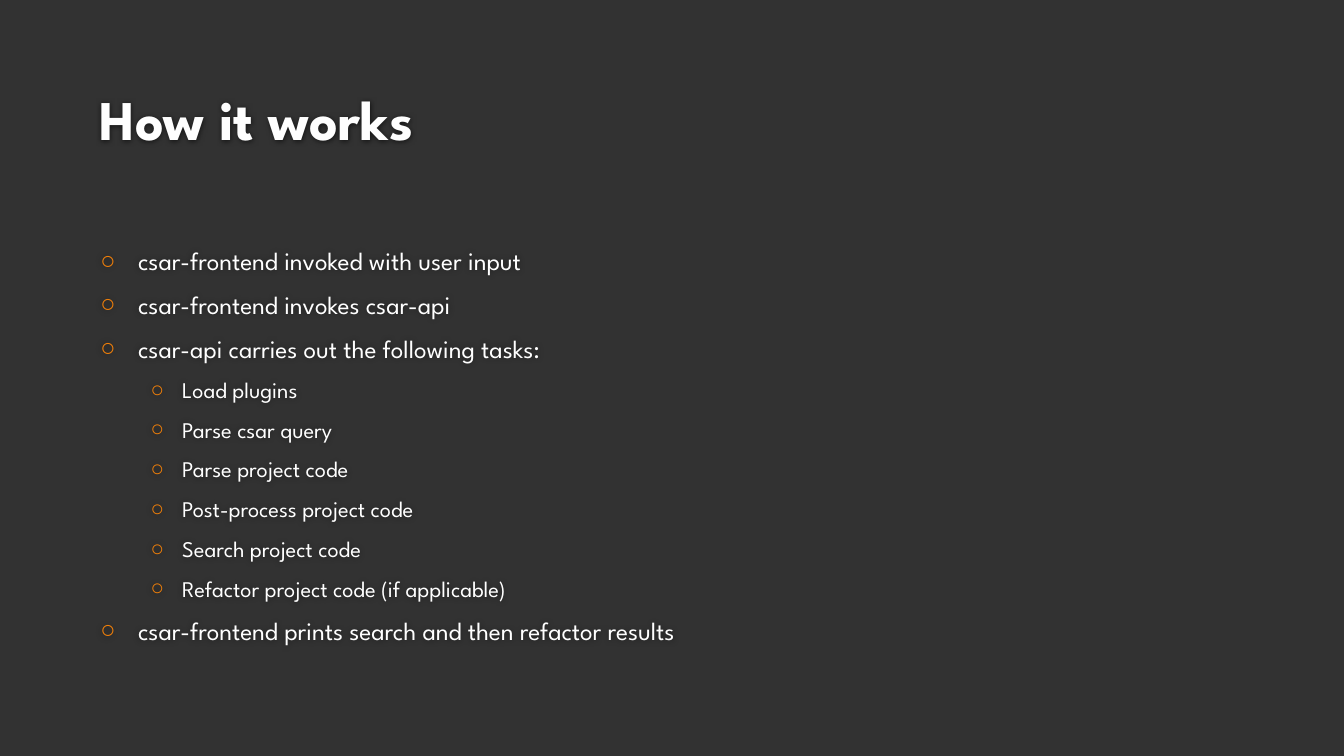
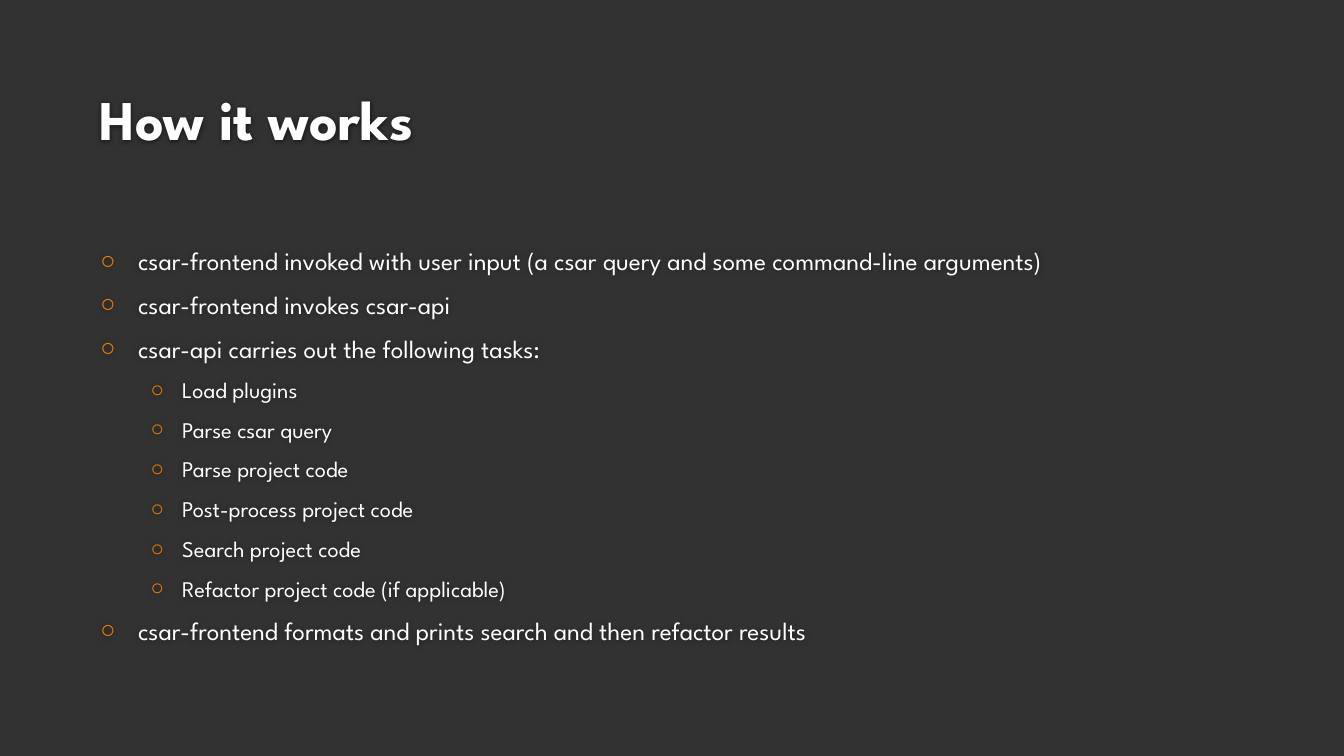
Before and after one commit to dozmus/csar, a slide deck: slide 8 of design-docs/Viva.pptx. Drawn at 1344x756 pixels with LibreOffice and Linux fonts; fonts in the diff are those of the drawing; background and template pictures are left out. Boxes give left, top, right and bottom in pixels: in the first picture for what was removed or moved away, otherwise in the second. Text is boxed around its words. In the diff, an @@ line names an element or a change of style, - is before the commit and + after.

```diff
--- a/design-docs/Viva.pptx
+++ b/design-docs/Viva.pptx
@@ text at bbox=[138, 252, 1041, 276]: text changed @@
-○ csar-frontend invoked with user input
+○ csar-frontend invoked with user input (a csar query and some command-line arguments)
@@ text at bbox=[138, 622, 806, 646]: text changed @@
-○ csar-frontend prints search and then refactor results
+○ csar-frontend formats and prints search and then refactor results
```
Also in this commit, not shown: 9 other slides changed.
